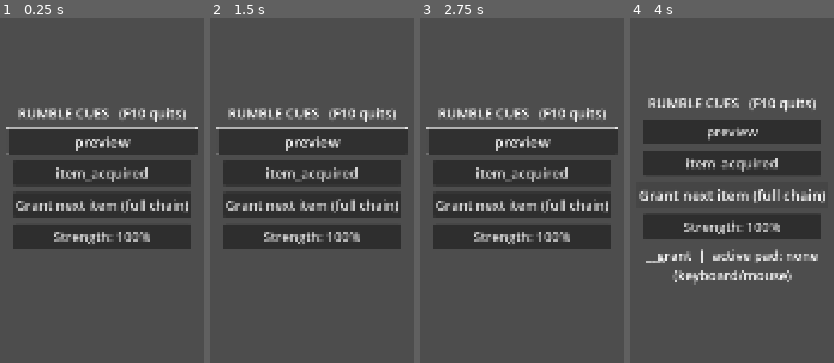
Above: before the commit, frames 1-4 (left to right).
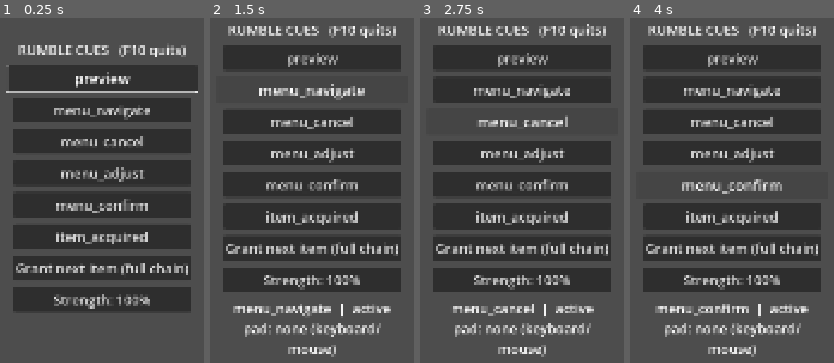
Above: after the commit, the same moments.

Repository: jrbechard/game-base
Game: Godot game, scene res://Scenes/Global/debug_rumble_cues.tscn
Same seed, same stepped clock (60 frames per second), same inputs: the game is played once before the commit and once after it. This scene is started directly instead of the project's main scene.
Inputs (mouse positions are in pixels of both pictures, inside the frame that each line leads up to):
- Up to frame 1 (0.25 s): no input
- Up to frame 2 (1.5 s): click (312, 111) at 0.5 s, where only the run after the commit has a clickable "menu_navigate"; click (312, 90) at 1.25 s, where only the run after the commit has a clickable "menu_navigate"
- Up to frame 3 (2.75 s): click (522, 121) at 2 s, where only the run after the commit has a clickable "menu_cancel"
- Up to frame 4 (4 s): click (732, 152) at 2.75 s, where only the run after the commit has a clickable "menu_adjust"; click (732, 183) at 3.5 s, where only the run after the commit has a clickable "menu_confirm"

The runs differ from the first frame. In frame 1, 31% of the frame differs, in the area x 2-98%, y 7-85%; in frame 2, 38%; in frame 3, 41%; in frame 4, 44%, in the area x 4-96%, y 1-99%.

Commit message:
Add menu rumble and cues that follow an event's value
Menu rumble effects; Logic_Bus_Trigger.connect_trigger_value; pitch_from_value
on audio cues and strength_from_value on rumble effects.

Co-Authored-By: Claude Sonnet 5.5 <noreply@anthropic.com>

Diff:
--- /dev/null
+++ b/Data/Rumble/menu_adjust.tres
@@ -0,0 +1,12 @@
+[gd_resource type="Resource" script_class="Data_Rumble_Effect" load_steps=2 format=3]
+
+[ext_resource type="Script" path="res://Scripts/Data/Resources/data_rumble_effect.gd" id="1"]
+
+[resource]
+script = ExtResource("1")
+id = &"menu_adjust"
+weak = 0.1
+strong = 0.0
+duration = 0.02
+pulses = 1
+trigger_event = &"menu_adjusted"
--- /dev/null
+++ b/Data/Rumble/menu_cancel.tres
@@ -0,0 +1,12 @@
+[gd_resource type="Resource" script_class="Data_Rumble_Effect" load_steps=2 format=3]
+
+[ext_resource type="Script" path="res://Scripts/Data/Resources/data_rumble_effect.gd" id="1"]
+
+[resource]
+script = ExtResource("1")
+id = &"menu_cancel"
+weak = 0.18
+strong = 0.0
+duration = 0.03
+pulses = 1
+trigger_event = &"menu_cancelled"
--- /dev/null
+++ b/Data/Rumble/menu_confirm.tres
@@ -0,0 +1,12 @@
+[gd_resource type="Resource" script_class="Data_Rumble_Effect" load_steps=2 format=3]
+
+[ext_resource type="Script" path="res://Scripts/Data/Resources/data_rumble_effect.gd" id="1"]
+
+[resource]
+script = ExtResource("1")
+id = &"menu_confirm"
+weak = 0.25
+strong = 0.05
+duration = 0.035
+pulses = 1
+trigger_event = &"menu_confirmed"
--- /dev/null
+++ b/Data/Rumble/menu_navigate.tres
@@ -0,0 +1,12 @@
+[gd_resource type="Resource" script_class="Data_Rumble_Effect" load_steps=2 format=3]
+
+[ext_resource type="Script" path="res://Scripts/Data/Resources/data_rumble_effect.gd" id="1"]
+
+[resource]
+script = ExtResource("1")
+id = &"menu_navigate"
+weak = 0.1
+strong = 0.0
+duration = 0.02
+pulses = 1
+trigger_event = &"menu_navigated"
--- a/Scripts/Data/Resources/data_audio_cue.gd
+++ b/Scripts/Data/Resources/data_audio_cue.gd
@@ -16,5 +16,10 @@
 @export_range(0.0, 0.5) var pitch_range := 0.05
 ## Pitch multiplier before the random variation (1.0 = as recorded).
 @export_range(0.25, 4.0) var base_pitch := 1.0
+## The event's first argument (a number from 0 to 1) sets the pitch: `value_pitch_min` at 0 up to
+## `value_pitch_max` at 1, on top of `base_pitch`. Used for sounds that rise with an amount.
+@export var pitch_from_value := false
+@export_range(0.25, 4.0) var value_pitch_min := 0.8
+@export_range(0.25, 4.0) var value_pitch_max := 3.0
 ## Bus event that plays this cue (a signal name on Global_Manager_Events). Empty = manual only.
 @export var trigger_event: StringName
--- a/Scripts/Data/Resources/data_rumble_effect.gd
+++ b/Scripts/Data/Resources/data_rumble_effect.gd
@@ -19,5 +19,9 @@
 ## When two effects overlap, a lower priority never cuts off a higher one that is still
 ## buzzing; the same or a higher priority replaces it (0 = ordinary).
 @export var priority := 0
+## The event's first argument (a number from 0 to 1) scales the strength: `value_strength_min` of
+## the full strength at 0, the full strength at 1.
+@export var strength_from_value := false
+@export_range(0.0, 1.0) var value_strength_min := 0.4
 ## Bus event that fires this effect (a signal name on Global_Manager_Events). Empty = manual only.
 @export var trigger_event: StringName
--- a/Scripts/Global/global_manager_rumble.gd
+++ b/Scripts/Global/global_manager_rumble.gd
@@ -58,7 +58,11 @@
 	_effects[fx.id] = fx
 	if fx.trigger_event == &"":
 		return
-	var handler := Logic_Bus_Trigger.connect_trigger(Global_Manager_Events, fx.trigger_event, _on_trigger.bind(fx))
+	var handler: Callable
+	if fx.strength_from_value:
+		handler = Logic_Bus_Trigger.connect_trigger_value(Global_Manager_Events, fx.trigger_event, _on_trigger_value.bind(fx))
+	else:
+		handler = Logic_Bus_Trigger.connect_trigger(Global_Manager_Events, fx.trigger_event, _on_trigger.bind(fx))
 	if not handler.is_valid():
 		push_warning("Rumble: effect '%s' triggers on '%s', which is not an event on the bus" % [fx.id, fx.trigger_event])
 		return
@@ -66,6 +70,14 @@
 
 func _on_trigger(fx: Data_Rumble_Effect) -> void:
 	_play_effect(fx, 1.0)
+
+# The event's value (0 to 1) scales the strength between the effect's minimum and its full strength.
+func _on_trigger_value(value: Variant, fx: Data_Rumble_Effect) -> void:
+	_play_effect(fx, gain_for_value(fx, float(value)))
+
+## The strength multiplier an effect uses for an event value (clamped to 0..1).
+static func gain_for_value(fx: Data_Rumble_Effect, value: float) -> float:
+	return lerpf(fx.value_strength_min, 1.0, clampf(value, 0.0, 1.0))
 
 # === Playing ===
 ## Fire a cue by hand. `gain` scales its strength (for example by how hard something hit).
--- a/Scripts/Global/global_manager_sfx.gd
+++ b/Scripts/Global/global_manager_sfx.gd
@@ -60,7 +60,11 @@
 	_cues[cue.id] = cue
 	if cue.trigger_event == &"":
 		return
-	var handler := Logic_Bus_Trigger.connect_trigger(Global_Manager_Events, cue.trigger_event, _on_trigger.bind(cue))
+	var handler: Callable
+	if cue.pitch_from_value:
+		handler = Logic_Bus_Trigger.connect_trigger_value(Global_Manager_Events, cue.trigger_event, _on_trigger_value.bind(cue))
+	else:
+		handler = Logic_Bus_Trigger.connect_trigger(Global_Manager_Events, cue.trigger_event, _on_trigger.bind(cue))
 	if not handler.is_valid():
 		push_warning("SFX: cue '%s' triggers on '%s', which is not an event on the bus" % [cue.id, cue.trigger_event])
 		return
@@ -68,6 +72,14 @@
 
 func _on_trigger(cue: Data_Audio_Cue) -> void:
 	_play_cue(cue, 0.0)
+
+# The event's value (0 to 1) picks the pitch between the cue's two ends.
+func _on_trigger_value(value: Variant, cue: Data_Audio_Cue) -> void:
+	_play_cue(cue, 0.0, pitch_for_value(cue, float(value)))
+
+## The pitch multiplier a cue uses for an event value (clamped to 0..1).
+static func pitch_for_value(cue: Data_Audio_Cue, value: float) -> float:
+	return lerpf(cue.value_pitch_min, cue.value_pitch_max, clampf(value, 0.0, 1.0))
 
 # === Playing ===
 ## Play a cue by hand. Returns a voice id for stop(), or -1 if nothing played.
@@ -77,7 +89,7 @@
 		return -1
 	return _play_cue(_cues[id], volume_offset_db)
 
-func _play_cue(cue: Data_Audio_Cue, volume_offset_db: float) -> int:
+func _play_cue(cue: Data_Audio_Cue, volume_offset_db: float, pitch_scale: float = 1.0) -> int:
 	if cue.streams.is_empty():
 		push_warning("SFX: cue '%s' has no streams" % cue.id)
 		return -1
@@ -88,7 +100,7 @@
 	_last_play_frame[cue.id] = frame
 
 	var stream: AudioStream = cue.streams[rng.randi() % cue.streams.size()]
-	var pitch := cue.base_pitch * rng.randf_range(1.0 - cue.pitch_range, 1.0 + cue.pitch_range)
+	var pitch := cue.base_pitch * pitch_scale * rng.randf_range(1.0 - cue.pitch_range, 1.0 + cue.pitch_range)
 	var bus := cue.bus
 	if not Logic_Audio_Buses.has_bus(bus):
 		if not _warned_missing_bus.has(cue.id):
--- a/Scripts/Logic/logic_bus_trigger.gd
+++ b/Scripts/Logic/logic_bus_trigger.gd
@@ -38,6 +38,24 @@
 	bus.connect(event, handler)
 	return handler
 
+## Like connect_trigger, but `action` takes ONE argument: the event's first argument, so a cue can
+## depend on a value (for example how big something is). Returns an invalid Callable if the event
+## does not exist or has no arguments.
+static func connect_trigger_value(bus: Object, event: StringName, action: Callable) -> Callable:
+	var arg_count := event_arg_count(bus, event)
+	if arg_count < 1 or arg_count > MAX_ARGS:
+		return Callable()
+	var handler: Callable
+	match arg_count:
+		1: handler = func(a) -> void: action.call(a)
+		2: handler = func(a, _b) -> void: action.call(a)
+		3: handler = func(a, _b, _c) -> void: action.call(a)
+		4: handler = func(a, _b, _c, _d) -> void: action.call(a)
+		5: handler = func(a, _b, _c, _d, _e) -> void: action.call(a)
+		_: handler = func(a, _b, _c, _d, _e, _f) -> void: action.call(a)
+	bus.connect(event, handler)
+	return handler
+
 static func disconnect_trigger(bus: Object, event: StringName, handler: Callable) -> void:
 	if handler.is_valid() and bus.is_connected(event, handler):
 		bus.disconnect(event, handler)
--- /dev/null
+++ b/Tests/test_bus_trigger_value.gd
@@ -0,0 +1,71 @@
+extends GutTest
+## === Logic_Bus_Trigger.connect_trigger_value: a cue can take the event's first argument ===
+
+## A stand-in for the bus, with events of different argument counts.
+class FakeBus extends Object:
+	signal none
+	signal one(value: float)
+	signal two(value: float, other: int)
+	signal six(a: float, b: int, c: int, d: int, e: int, f: int)
+
+var bus: FakeBus
+var got := []
+
+func before_each() -> void:
+	bus = FakeBus.new()
+	got.clear()
+
+func after_each() -> void:
+	bus.free()
+
+func _take(value: Variant) -> void:
+	got.append(value)
+
+func test_the_first_argument_reaches_the_action() -> void:
+	var handler := Logic_Bus_Trigger.connect_trigger_value(bus, &"one", _take)
+	assert_true(handler.is_valid())
+	bus.one.emit(0.25)
+	assert_eq(got, [0.25])
+
+func test_later_arguments_are_dropped() -> void:
+	Logic_Bus_Trigger.connect_trigger_value(bus, &"two", _take)
+	bus.two.emit(0.5, 9)
+	assert_eq(got, [0.5])
+	Logic_Bus_Trigger.connect_trigger_value(bus, &"six", _take)
+	bus.six.emit(0.75, 1, 2, 3, 4, 5)
+	assert_eq(got, [0.5, 0.75])
+
+func test_an_event_without_arguments_cannot_carry_a_value() -> void:
+	assert_false(Logic_Bus_Trigger.connect_trigger_value(bus, &"none", _take).is_valid())
+
+func test_an_unknown_event_gives_an_invalid_handler() -> void:
+	assert_false(Logic_Bus_Trigger.connect_trigger_value(bus, &"nope", _take).is_valid())
+
+func test_two_cues_on_one_event_both_hear_it() -> void:
+	var seen_a := []
+	var seen_b := []
+	Logic_Bus_Trigger.connect_trigger_value(bus, &"one", func(v) -> void: seen_a.append(v))
+	Logic_Bus_Trigger.connect_trigger_value(bus, &"one", func(v) -> void: seen_b.append(v))
+	bus.one.emit(1.0)
+	assert_eq(seen_a, [1.0])
+	assert_eq(seen_b, [1.0])
+
+func test_a_disconnected_handler_hears_nothing() -> void:
+	var handler := Logic_Bus_Trigger.connect_trigger_value(bus, &"one", _take)
+	Logic_Bus_Trigger.disconnect_trigger(bus, &"one", handler)
+	bus.one.emit(0.5)
+	assert_eq(got, [])
+
+func test_the_pitch_and_strength_mapping_is_a_straight_line_between_the_ends() -> void:
+	var cue := Data_Audio_Cue.new()
+	cue.value_pitch_min = 1.0
+	cue.value_pitch_max = 3.0
+	assert_almost_eq(Global_Manager_SFX.pitch_for_value(cue, 0.0), 1.0, 0.0001)
+	assert_almost_eq(Global_Manager_SFX.pitch_for_value(cue, 0.5), 2.0, 0.0001)
+	assert_almost_eq(Global_Manager_SFX.pitch_for_value(cue, 1.0), 3.0, 0.0001)
+	assert_almost_eq(Global_Manager_SFX.pitch_for_value(cue, 5.0), 3.0, 0.0001, "clamped")
+	var fx := Data_Rumble_Effect.new()
+	fx.value_strength_min = 0.4
+	assert_almost_eq(Global_Manager_Rumble.gain_for_value(fx, 0.0), 0.4, 0.0001)
+	assert_almost_eq(Global_Manager_Rumble.gain_for_value(fx, 1.0), 1.0, 0.0001)
+	assert_almost_eq(Global_Manager_Rumble.gain_for_value(fx, -2.0), 0.4, 0.0001, "clamped")
--- a/Tests/test_rumble.gd
+++ b/Tests/test_rumble.gd
@@ -96,8 +96,8 @@
 
 # === Bus wiring ===
 func test_event_without_arguments_fires_its_effect() -> void:
-	_fx(&"on_confirm", 0.4, 0.4, 0.03, 1, 0.03, &"menu_confirmed")
-	Global_Manager_Events.menu_confirmed.emit()
+	_fx(&"on_confirm", 0.4, 0.4, 0.03, 1, 0.03, &"save_completed")
+	Global_Manager_Events.save_completed.emit()
 	assert_eq(_calls.size(), 1)
 
 func test_event_with_arguments_fires_its_effect() -> void:
@@ -112,9 +112,9 @@
 	assert_eq(_calls.size(), 1)
 
 func test_registering_an_effect_again_does_not_double_fire() -> void:
-	_fx(&"on_confirm", 0.4, 0.4, 0.03, 1, 0.03, &"menu_confirmed")
-	_fx(&"on_confirm", 0.4, 0.4, 0.03, 1, 0.03, &"menu_confirmed")
-	Global_Manager_Events.menu_confirmed.emit()
+	_fx(&"on_confirm", 0.4, 0.4, 0.03, 1, 0.03, &"save_completed")
+	_fx(&"on_confirm", 0.4, 0.4, 0.03, 1, 0.03, &"save_completed")
+	Global_Manager_Events.save_completed.emit()
 	assert_eq(_calls.size(), 1)
 
 # === Settings and preview (step 4f-2) ===
Not shown, added: Tests/test_bus_trigger_value.gd.uid
Not shown, changed: tools/base_files.txt
Not shown, changed: CHANGELOG.md
